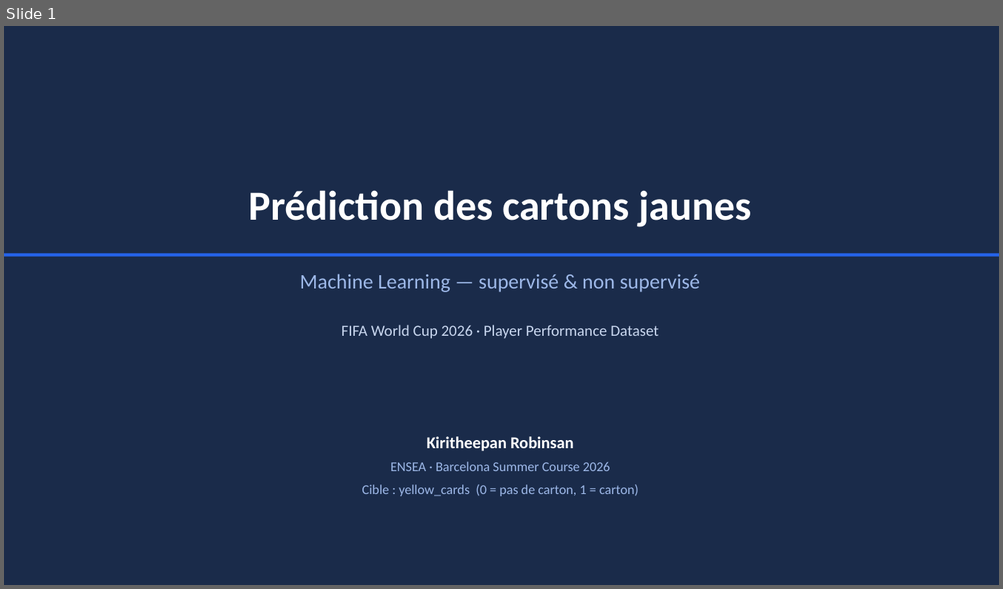
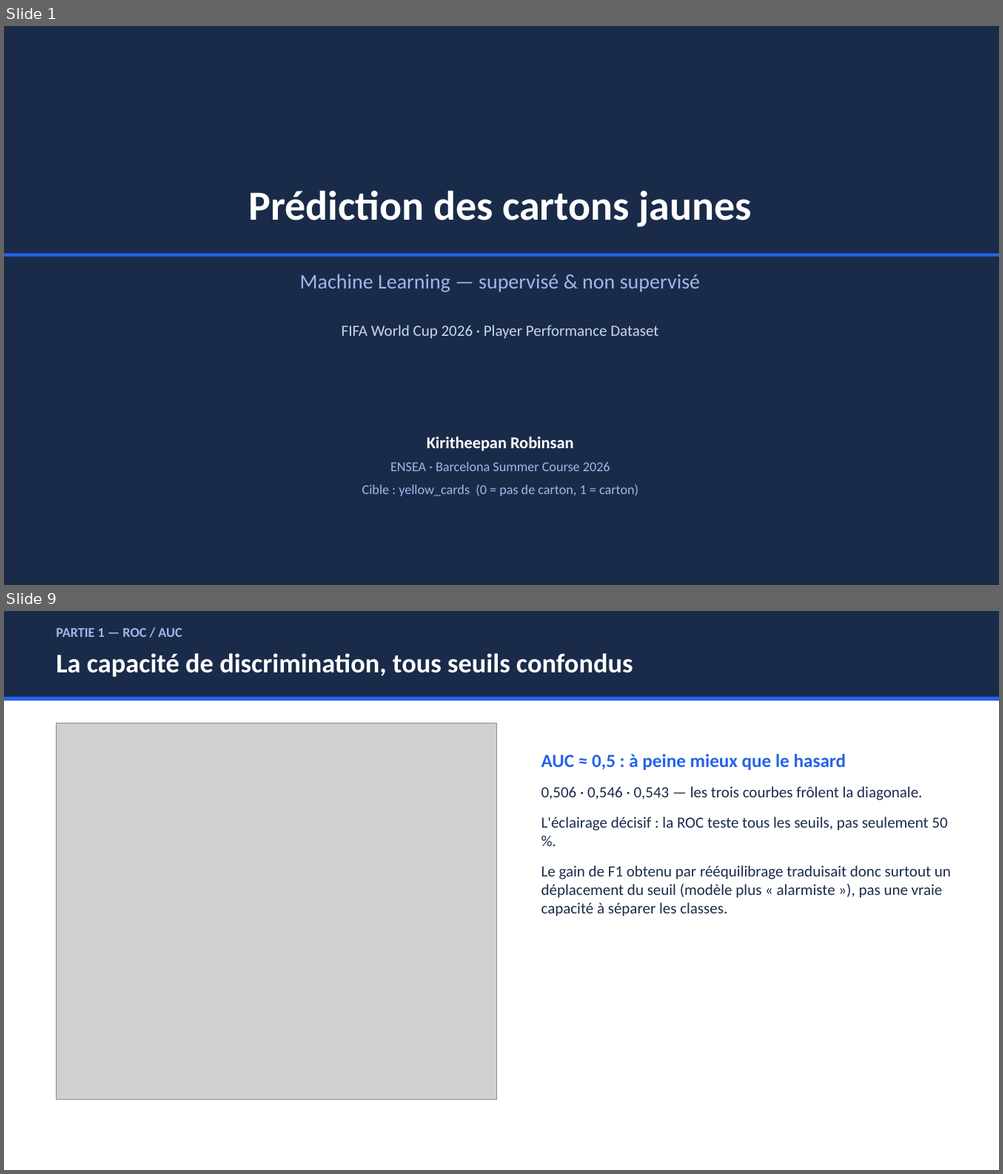
Before and after one commit to RobinsanKiritheepan/Cours_Python, a slide deck: Cours_IA/Machine_learning/Cartons_Jaunes_FIFA2026/Presentation_ML_FIFA.pptx. Shown one above the other, each under a label of ours: slide 1 before the commit, slides 1 and 9 after it; the slides between them are not shown. The pictures are 1003x589 and 1003x1174 pixels, drawn with LibreOffice and Linux fonts; fonts in the diff are those of the drawing; grey boxes stand for pictures. Boxes give left, top, right and bottom in pixels: in the first picture for what was removed or moved away, otherwise in the second. Text is boxed around its words. In the diff, an @@ line names an element or a change of style, - is before the commit and + after.

```diff
--- a/Cours_IA/Machine_learning/Cartons_Jaunes_FIFA2026/Presentation_ML_FIFA.pptx
+++ b/Cours_IA/Machine_learning/Cartons_Jaunes_FIFA2026/Presentation_ML_FIFA.pptx
@@ slide 9 added at bbox=[4, 611, 999, 1170], background #FFFFFF @@
@@ rectangle added at bbox=[4, 611, 999, 697], fill #1A2B4A @@
@@ text added at bbox=[56, 628, 182, 637], 13 pt, text #9DB8E8, bold @@
+PARTIE 1 — ROC / AUC
@@ text added at bbox=[56, 653, 633, 677], 26 pt, text #FFFFFF, bold @@
+La capacité de discrimination, tous seuils confondus
@@ rectangle added at bbox=[4, 697, 999, 701], fill #2563EB @@
@@ picture added at bbox=[57, 723, 496, 1100] @@
@@ text added at bbox=[541, 754, 950, 917], 15 pt, text #1A2B4A @@
+AUC ≈ 0,5 : à peine mieux que le hasard
+0,506 · 0,546 · 0,543 — les trois courbes frôlent la diagonale.
+L'éclairage décisif : la ROC teste tous les seuils, pas seulement 50 %.
+Le gain de F1 obtenu par rééquilibrage traduisait donc surtout un déplacement du seuil (modèle plus « alarmiste »), pas une vraie capacité à séparer les classes.
```
Also in this commit, not shown: 8 slides changed, 5 other slides added, 2 slides removed, 6 other files.
